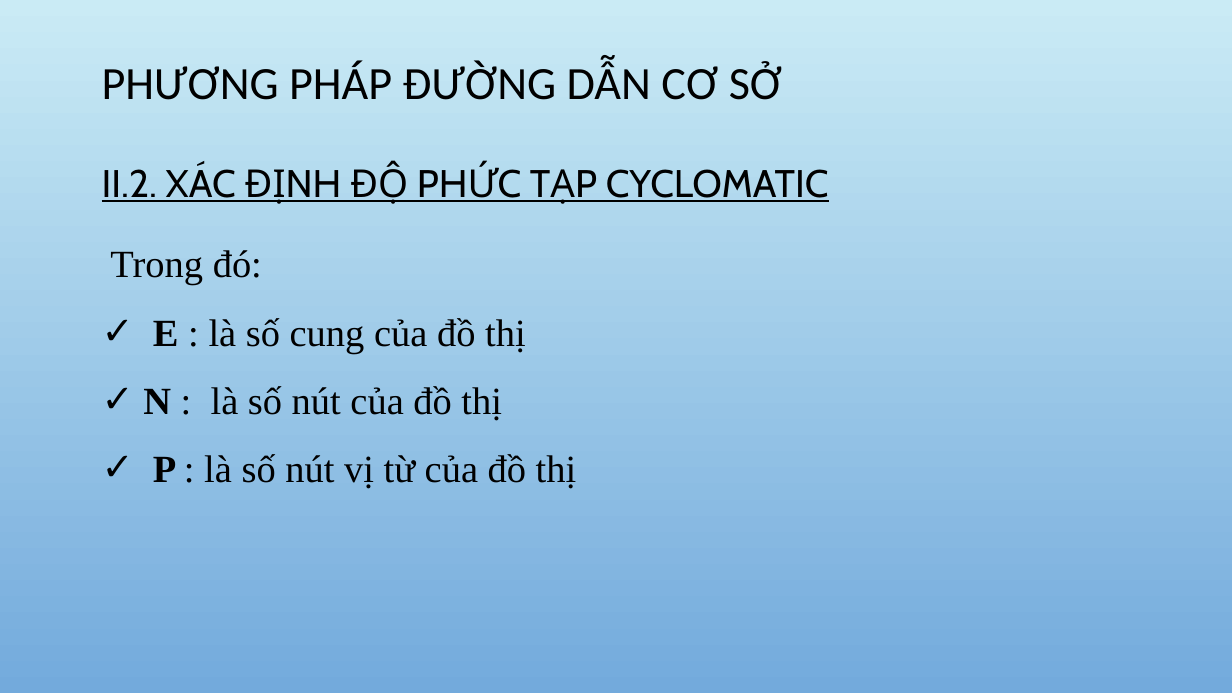
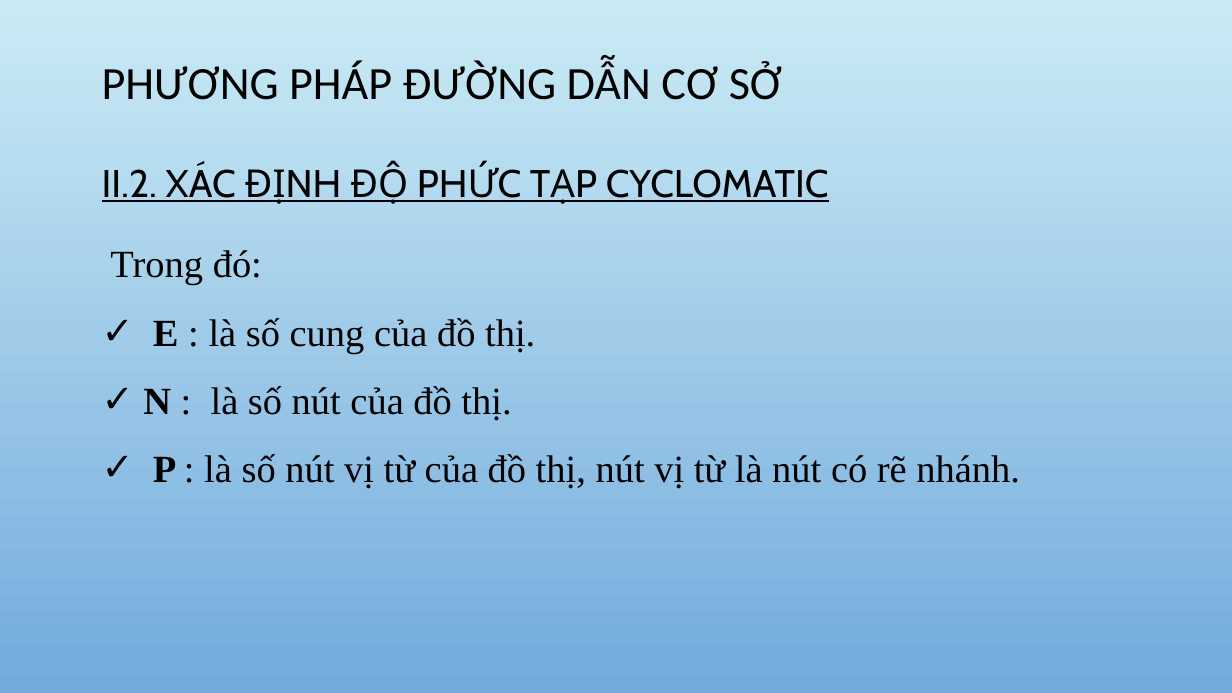
Before and after one commit to DoAnCNDD/CNDD, a slide deck: slide 9 of CNPM.pptx. Drawn at 1232x693 pixels with LibreOffice and Linux fonts; fonts in the diff are those of the drawing; background and template pictures are left out. Boxes give left, top, right and bottom in pixels: in the first picture for what was removed or moved away, otherwise in the second. Text is boxed around its words. In the diff, an @@ line names an element or a change of style, - is before the commit and + after.

```diff
--- a/CNPM.pptx
+++ b/CNPM.pptx
@@ text at box(143, 318, 1020, 489): text changed @@
-✓ E : là số cung của đồ thị
-✓ N : là số nút của đồ thị
-✓ P : là số nút vị từ của đồ thị
+✓ E : là số cung của đồ thị.
+✓ N : là số nút của đồ thị.
+✓ P : là số nút vị từ của đồ thị, nút vị từ là nút có rẽ nhánh.
```
Also in this commit, not shown: 1 slide added.
